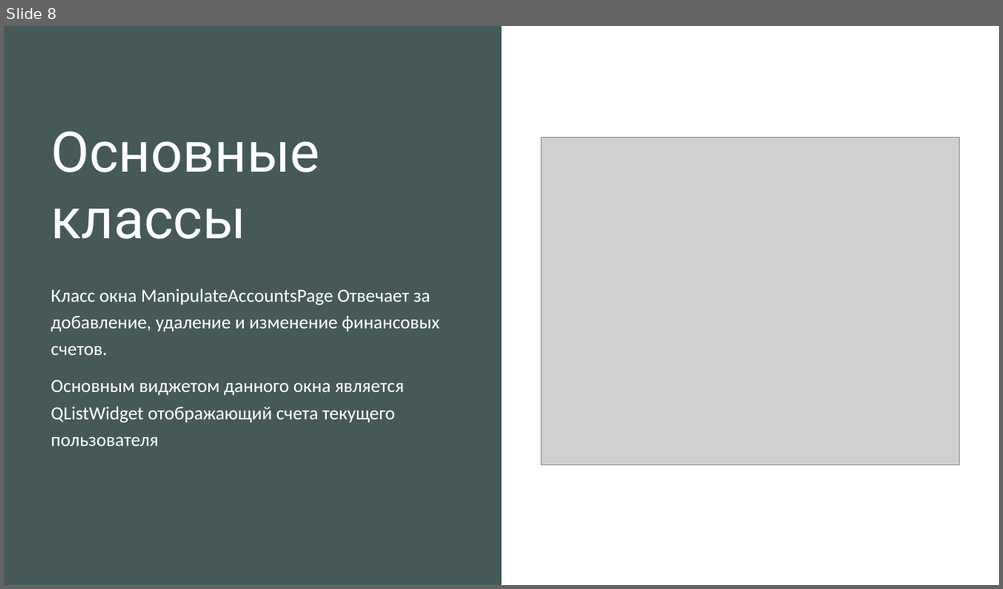
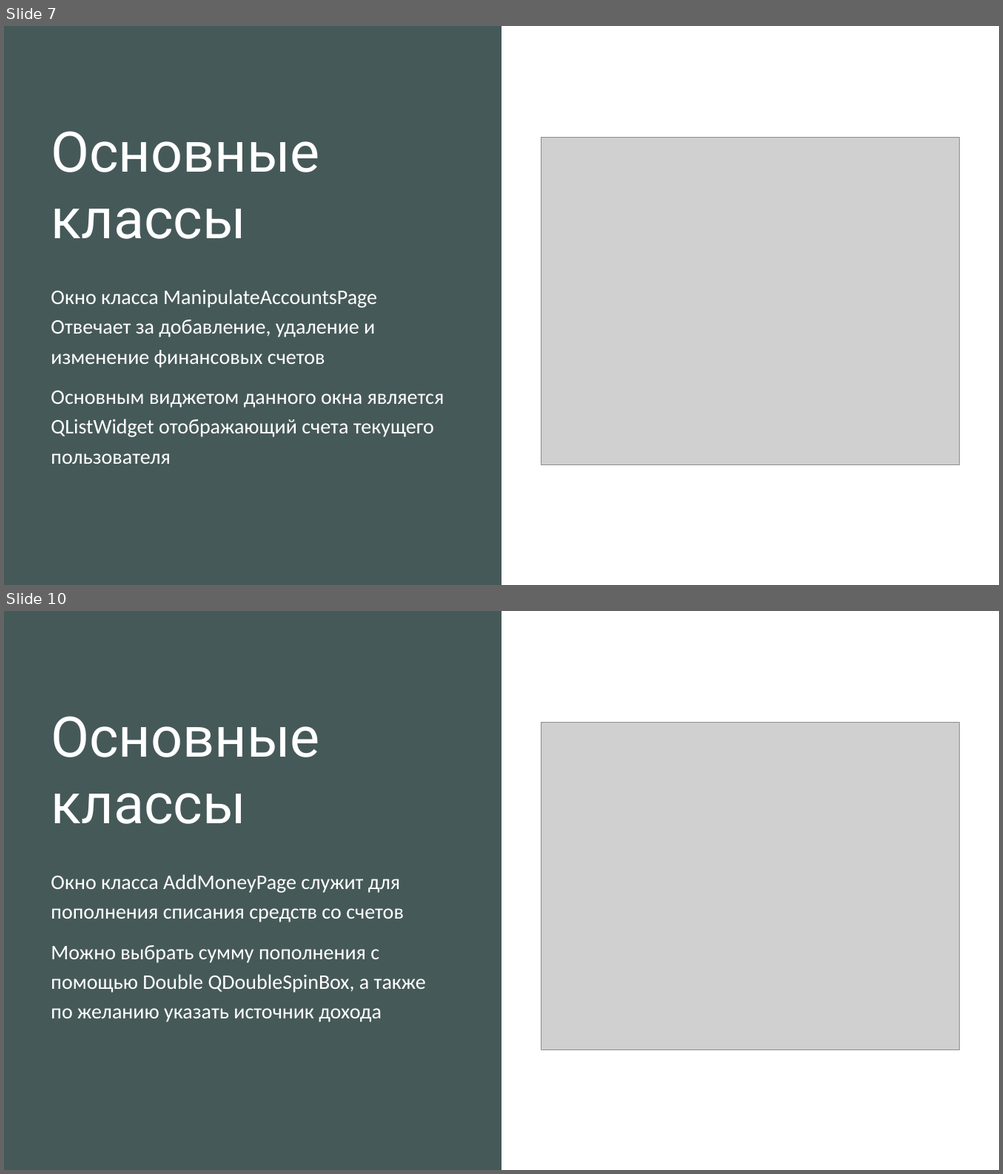
Before and after one commit to Ha4trueKa4/Qt_Project_VirtualWallet, a slide deck: Презентация.pptx. Shown one above the other, each under a label of ours: slide 8 before the commit, slides 7 and 10 after it; the slides between them are not shown. The pictures are 1003x589 and 1003x1174 pixels, drawn with LibreOffice and Linux fonts; fonts in the diff are those of the drawing; grey boxes stand for pictures. Boxes give left, top, right and bottom in pixels: in the first picture for what was removed or moved away, otherwise in the second. Text is boxed around its words. In the diff, an @@ line names an element or a change of style, - is before the commit and + after.

```diff
--- a/Презентация.pptx
+++ b/Презентация.pptx
@@ slide 10 added at [4, 611, 999, 1170], background #FFFFFF; not listed: 1 template element that a slide beside it also shows @@
@@ rectangle added at [4, 611, 999, 1170], fill #FFFFFF @@
@@ rectangle added at [4, 611, 502, 1170], fill #465959 @@
@@ title added at [51, 716, 320, 824], 54 pt, text #FFFFFF @@
+Основные классы
@@ picture added at [541, 723, 960, 1051] @@
@@ text added at [51, 874, 426, 1022], 20 pt, text #FFFFFF @@
+Окно класса AddMoneyPage служит для пополнения списания средств со счетов
+Можно выбрать сумму пополнения с помощью Double QDoubleSpinBox, а также по желанию указать источник дохода
@@ what was slide 8 is now slide 7 @@
@@ slide 7 changed as well @@
@@ text at [51, 289, 377, 368]: text changed; size 18 to 20 pt @@
-Класс окна ManipulateAccountsPage Отвечает за добавление, удаление и изменение финансовых счетов.
+Окно класса ManipulateAccountsPage Отвечает за добавление, удаление и изменение финансовых счетов
@@ text at [51, 391, 444, 464]: size 18 to 20 pt in "Основным виджетом данного окна является QListWidget отобража ..." @@
```
Also in this commit, not shown: 7 other slides changed, 3 other slides added, 1 slide removed, 24 other files.
